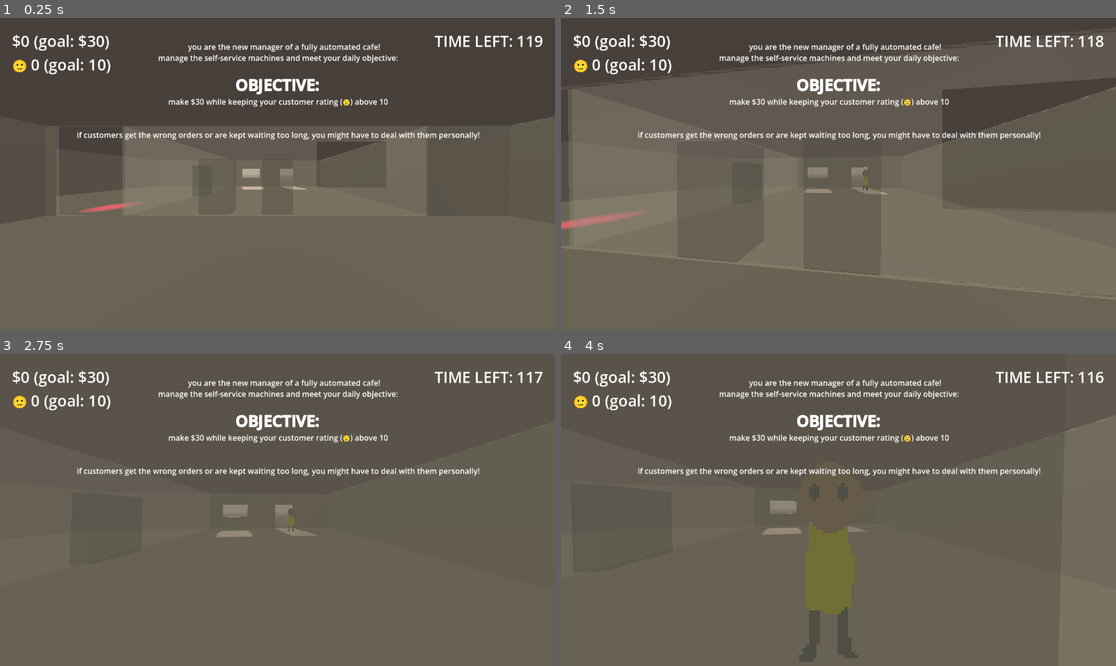
Above: before the commit, frames 1-4 (two rows, left to right).
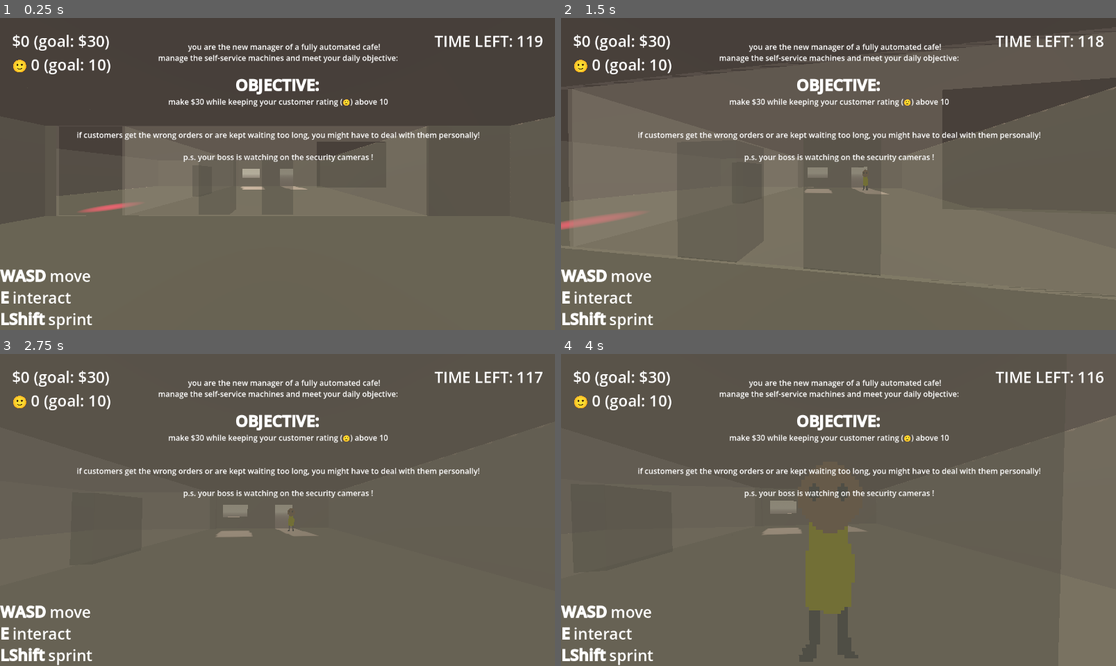
Above: after the commit, the same moments.

Repository: Sunday-Studio-Team/cafe
Game: Godot game, scene res://main.tscn
Same seed, same stepped clock (60 frames per second), same inputs: the game is played once before the commit and once after it.
Inputs (mouse positions are in pixels of both pictures, inside the frame that each line leads up to):
- Up to frame 1 (0.25 s): no input
- Up to frame 2 (1.5 s): tap Enter at 0.5 s; move the mouse to (866, 174) at 0.52 s; hold E (interact) 0.53-1.28 s; hold W (move_forward) from 0.53 s (still down); tap Shift (sprint) at 0.8, 1.35 s; move the mouse to (810, 174) at 1.27 s
- Up to frame 3 (2.75 s): keep holding W (move_forward); tap E (interact) at 1.55 s; move the mouse to (288, 503) at 2.02 s; hold E (interact) from 2.03 s (still down); tap Shift (sprint) at 2.3 s
- Up to frame 4 (4 s): keep holding W (move_forward); tap Space at 2.75 s; move the mouse to (832, 516) at 2.77 s; release E (interact) at 2.78 s; tap Shift (sprint) at 2.85 s; tap E (interact) at 3.05 s; move the mouse to (877, 513) at 3.52 s; hold Shift (sprint) from 3.53 s (still down); tap I at 3.6 s

The runs differ from the first frame. In frame 1, 1.3% of the frame differs, in the area x 0-68%, y 43-100%; in frame 2, 1.3%; in frame 3, 1.3%; in frame 4, 1.3%.

Commit message:
- points for caught sprinting, add controls to ui

Diff:
--- a/godot/events.gd
+++ b/godot/events.gd
@@ -13,7 +13,7 @@
 signal time_up
 signal gained_money
 signal customer_score_updated(increased: bool)
-
+signal player_caught_sprinting
 #Minigame Events
 signal minigame_active
 signal minigame_end
--- a/godot/global.gd
+++ b/godot/global.gd
@@ -25,6 +25,7 @@
 		customer_score = new_score
 var goal_profit: float = 30
 var goal_customer_score: int = 10
+var penalty_for_sprinting: int = 5
 
 
 func _ready() -> void:
--- a/godot/main.tscn
+++ b/godot/main.tscn
@@ -175,7 +175,7 @@
 [node name="Player" parent="." unique_id=1025923804 instance=ExtResource("4_1bvp3")]
 transform = Transform3D(1, 0, 0, 0, 1, 0, 0, 0, 1, 0, 0, 8)
 
-[node name="UI" type="CanvasLayer" parent="." unique_id=1922 …(227 unchanged characters)… "gain_points_sound", "lose_points_sound")]
+[node name="UI" type="CanvasLayer" parent="." unique_id=1922 …(227 unchanged characters)… "gain_points_sound", "lose_points_sound", "caught_printing_label")]
 script = ExtResource("5_lquwl")
 profit_label = NodePath("MarginContainer/Scores/Money")
 customer_happiness_label = NodePath("MarginContainer/Scores/Customer")
@@ -189,6 +189,7 @@
 money_sound = NodePath("MoneySound")
 gain_points_sound = NodePath("GainPointsSound")
 lose_points_sound = NodePath("LosePointsSound")
+caught_printing_label = NodePath("MarginContainer/CaughtSprinting")
 
 [node name="MarginContainer" type="MarginContainer" parent="UI" unique_id=192377891]
 anchors_preset = 15
@@ -285,6 +286,14 @@
 bbcode_enabled = true
 horizontal_alignment = 1
 
+[node name="CaughtSprinting" type="Label" parent="UI/MarginContainer" unique_id=1280837841]
+visible = false
+modulate = Color(0.7314912, 0, 0.07300905, 1)
+layout_mode = 2
+theme_override_font_sizes/font_size = 64
+text = "-1 🙂caught sprinting"
+horizontal_alignment = 1
+
 [node name="MoneySound" type="AudioStreamPlayer" parent="UI" unique_id=220836306]
 stream = ExtResource("7_5vw27")
 volume_db = -5.0
@@ -296,6 +305,21 @@
 [node name="LosePointsSound" type="AudioStreamPlayer" parent="UI" unique_id=1821886986]
 stream = SubResource("AudioStreamWAV_kek77")
 volume_db = -5.0
+
+[node name="Controls" type="RichTextLabel" parent="UI" unique_id=1478058715]
+anchors_preset = 2
+anchor_top = 1.0
+anchor_bottom = 1.0
+offset_top = -69.0
+offset_right = 1102.0
+grow_vertical = 0
+theme_override_font_sizes/normal_font_size = 32
+theme_override_font_sizes/bold_font_size = 32
+bbcode_enabled = true
+text = "[b]WASD[/b] move
+[b]E[/b] interact
+[b]LShift[/b] sprint"
+fit_content = true
 
 [node name="PauseMenu" type="CanvasLayer" parent="." unique_id=359855339]
 process_mode = 3
--- a/godot/security_cam.gd
+++ b/godot/security_cam.gd
@@ -19,5 +19,7 @@
 func _physics_process(_delta: float) -> void:
 	var collider = ray.get_collider()
 	if collider == Global.player and timer.is_stopped():
-		timer.start()
-		Global.customer_score -= 5
+		if Input.is_action_pressed("sprint"):
+			Events.player_caught_sprinting.emit()
+			timer.start()
+			Global.customer_score -= Global.penalty_for_sprinting
--- a/godot/ui.gd
+++ b/godot/ui.gd
@@ -12,6 +12,7 @@
 @export var money_sound: AudioStreamPlayer
 @export var gain_points_sound: AudioStreamPlayer
 @export var lose_points_sound: AudioStreamPlayer
+@export var caught_printing_label: Label
 
 
 func _ready() -> void:
@@ -32,12 +33,20 @@
 				lose_points_sound.play()
 			create_tween().tween_property(customer_happiness_label, "modulate", Color.WHITE, 0.75).from(color)
 	)
+	Events.player_caught_sprinting.connect(
+		func():
+			caught_printing_label.text = "-%s🙂 caught sprinting" % Global.penalty_for_sprinting
+			caught_printing_label.show()
+			await get_tree().create_timer(1, false).timeout
+			caught_printing_label.hide()
+	)
 
 	objective.text = (
 		"
 		you are the new manager of a fully automated cafe! \n manage the self-service machines and meet your daily objective:
 		\n [b]OBJECTIVE:[/b] \n make %s while keeping your customer rating (🙂) above %s
 		\n \n if customers get the wrong orders or are kept waiting too long, you might have to deal with them personally!
+		\n p.s. your boss is watching on the security cameras !
 		"
 		% [Global.float_to_price(Global.goal_profit), Global.goal_customer_score]
 	)
